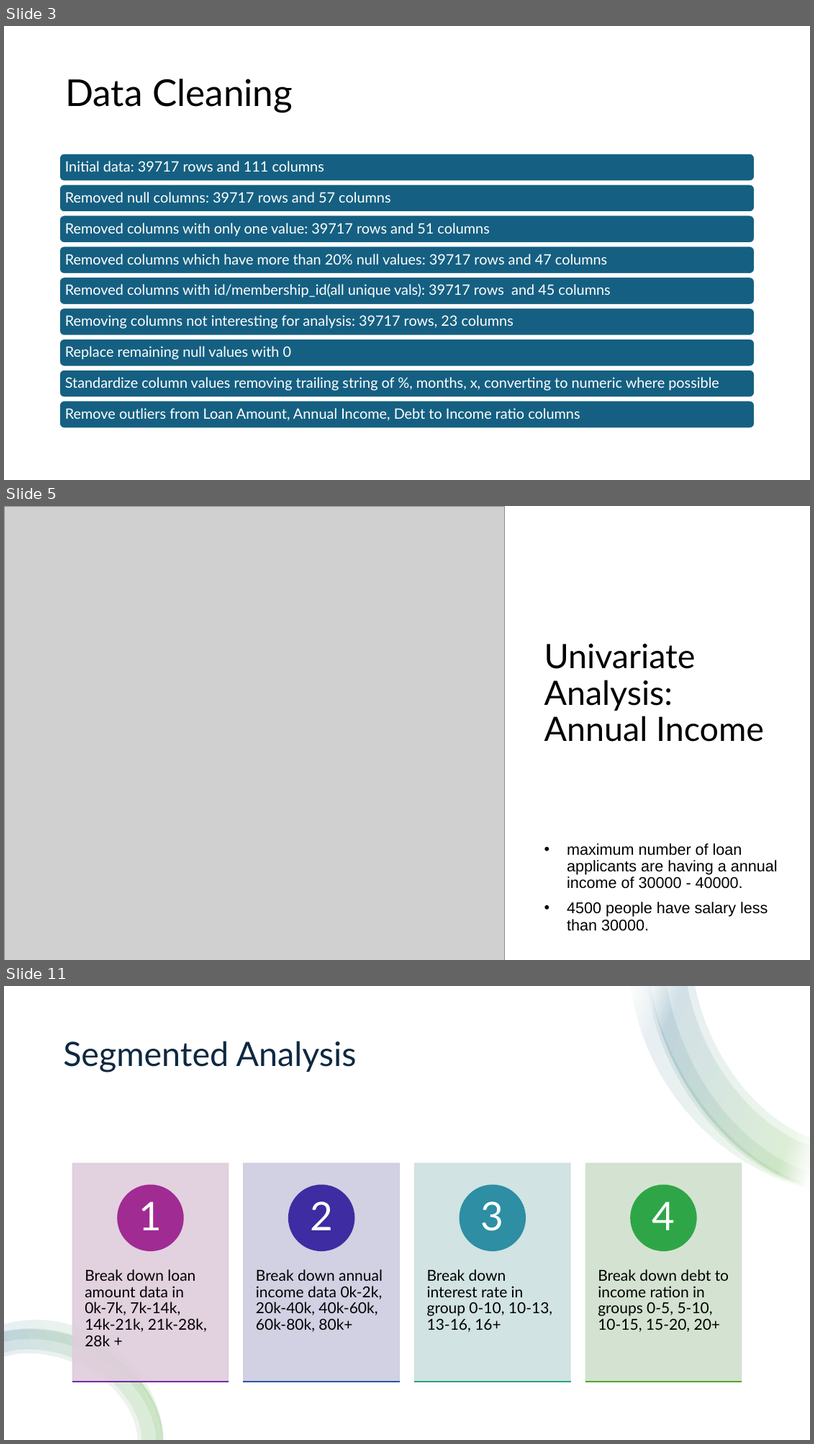
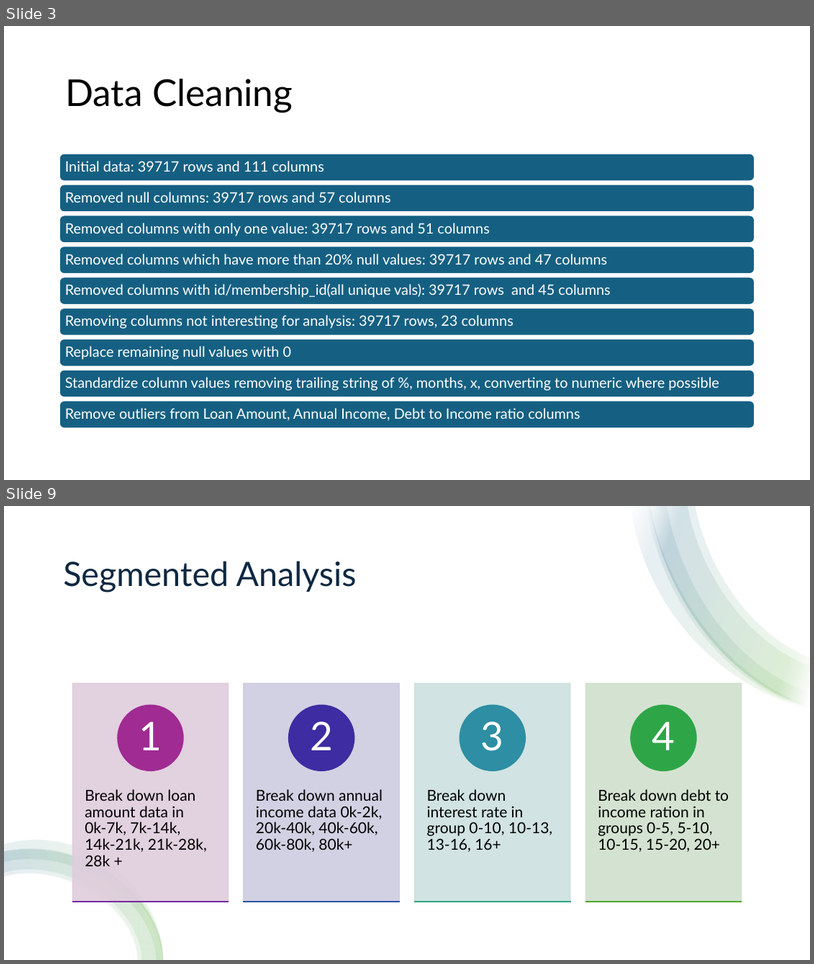
Before and after one commit to chetnapriyadarshini/Lending_Club_Case_Study_EDA, a slide deck: LendingClubCaseStudy_EDA.pptx. Shown one above the other, each under a label of ours: slides 3, 5 and 11 before the commit, slides 3 and 9 after it; the slides between them are not shown. The pictures are 814x1444 and 814x964 pixels, drawn with LibreOffice and Linux fonts; fonts in the diff are those of the drawing; grey boxes stand for pictures. Boxes give left, top, right and bottom in pixels: in the first picture for what was removed or moved away, otherwise in the second. Text is boxed around its words. In the diff, an @@ line names an element or a change of style, - is before the commit and + after.

```diff
--- a/LendingClubCaseStudy_EDA.pptx
+++ b/LendingClubCaseStudy_EDA.pptx
@@ slide 5 removed at (x1=4, y1=506, x2=810, y2=960), background #FFFFFF @@
@@ picture removed at (x1=4, y1=506, x2=505, y2=960) @@
@@ rectangle removed at (x1=505, y1=507, x2=810, y2=869) @@
@@ title removed at (x1=545, y1=644, x2=764, y2=741) @@
-Univariate Analysis: Annual Income
@@ text removed at (x1=567, y1=843, x2=778, y2=931) @@
-• maximum number of loan applicants are having a annual income of 30000 - 40000.
-• 4500 people have salary less than 30000.
@@ what was slide 11 is now slide 9 @@
```
Also in this commit, not shown: 7 slides changed, 10 slides added, 2 other slides removed.
